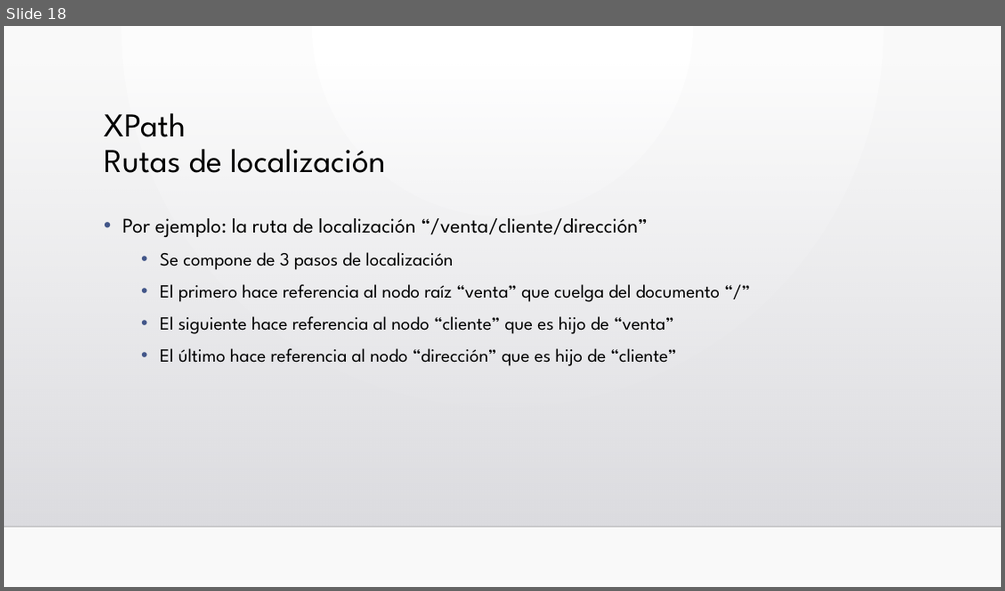
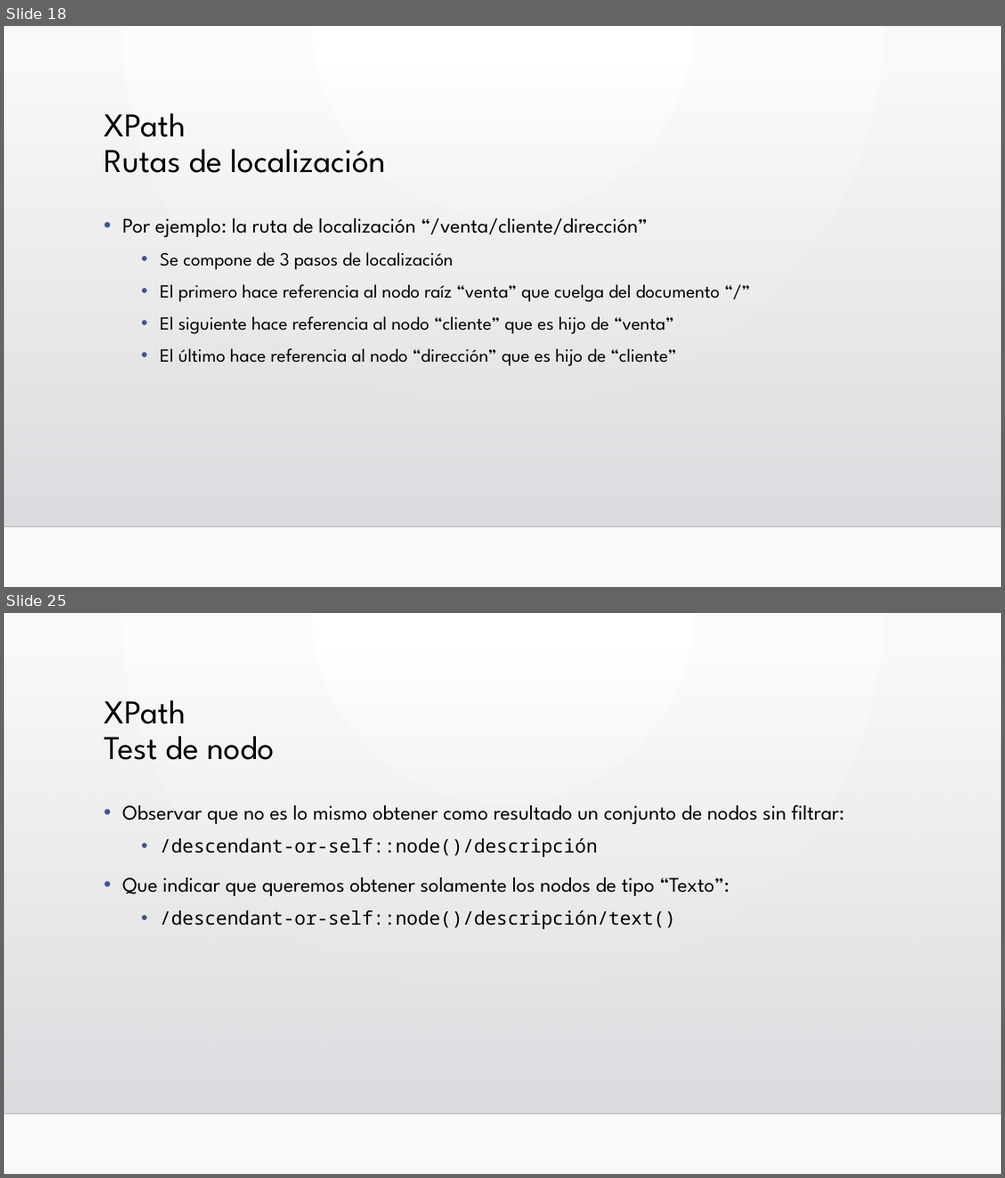
Before and after one commit to llllJokerllll/Lima, a slide deck: Unidad3/UD 03.3 XPath.pptx. Shown one above the other, each under a label of ours: slide 18 before the commit, slides 18 and 25 after it; the slides between them are not shown. The pictures are 1005x591 and 1005x1178 pixels, drawn with LibreOffice and Linux fonts; fonts in the diff are those of the drawing; background and template pictures are left out. Boxes give left, top, right and bottom in pixels: in the first picture for what was removed or moved away, otherwise in the second. Text is boxed around its words. In the diff, an @@ line names an element or a change of style, - is before the commit and + after.

```diff
--- a/Unidad3/UD 03.3 XPath.pptx
+++ b/Unidad3/UD 03.3 XPath.pptx
@@ slide 25 added at [4,613,1001,1174], background gradient #FFFFFF to #FAFAFA; not listed: 2 template elements that a slide beside it also shows @@
@@ title added at [104,700,275,760], 32 pt, text #000000 @@
+XPath
+Test de nodo
@@ text added at [122,804,845,929], 20 pt, text #000000 @@
+• Observar que no es lo mismo obtener como resultado un conjunto de nodos sin filtrar:
+  • /descendant-or-self::node()/descripción
+• Que indicar que queremos obtener solamente los nodos de tipo “Texto”:
+  • /descendant-or-self::node()/descripción/text()
```
Also in this commit, not shown: 23 other slides added, 1 slide removed, 3 other files.
